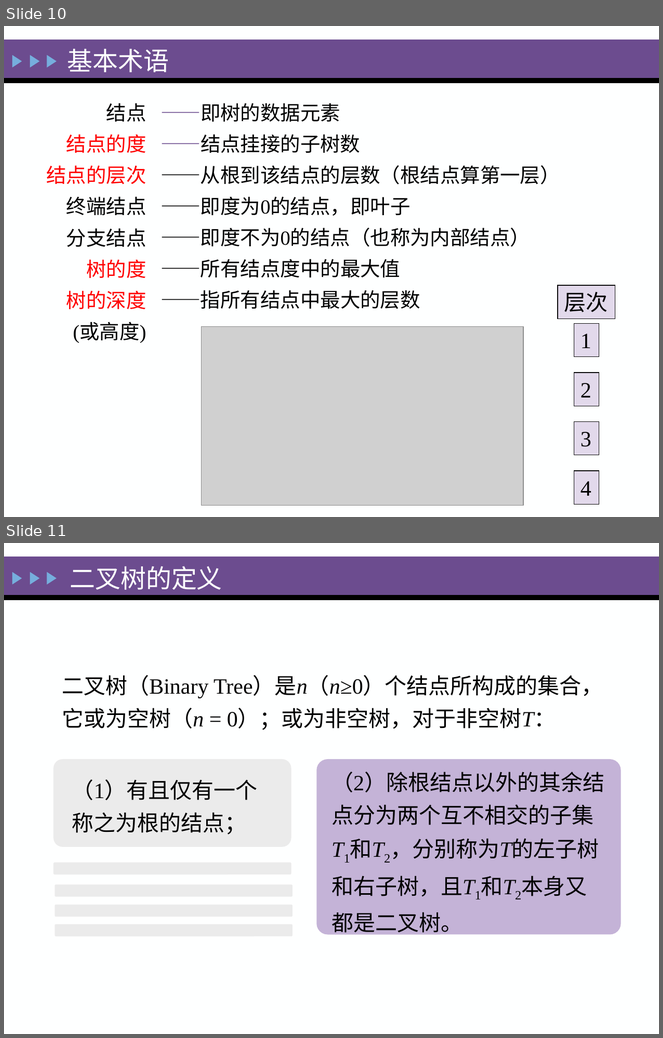
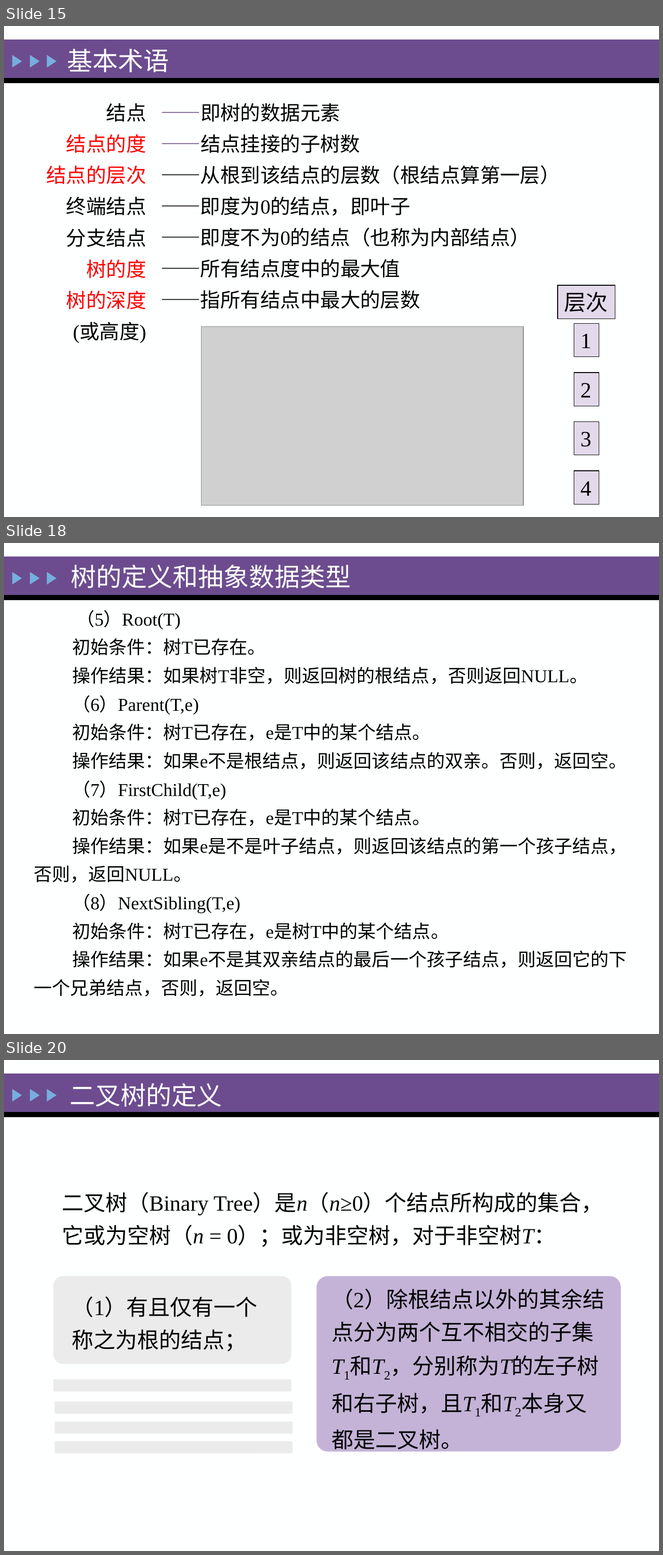
Before and after one commit to zeemeil/zeemeil.github.io, a slide deck: files/2025_1_DS/0402_DS_Tree.pptx. Shown one above the other, each under a label of ours: slides 10 and 11 before the commit, slides 15, 18 and 20 after it; the slides between them are not shown. The pictures are 663x1038 and 663x1555 pixels, drawn with LibreOffice and Linux fonts; fonts in the diff are those of the drawing; grey boxes stand for pictures. Boxes give left, top, right and bottom in pixels: in the first picture for what was removed or moved away, otherwise in the second. Text is boxed around its words. In the diff, an @@ line names an element or a change of style, - is before the commit and + after.

```diff
--- a/files/2025_1_DS/0402_DS_Tree.pptx
+++ b/files/2025_1_DS/0402_DS_Tree.pptx
@@ slide 18 added at bbox=[4, 543, 659, 1034], background #FEFFFF; not listed: 5 template elements that a slide beside it also shows @@
@@ title added at bbox=[71, 564, 351, 588], 28 pt, text #FEFFFF @@
+树的定义和抽象数据类型
@@ text added at bbox=[34, 610, 627, 997], 20 pt, text #000000 @@
+（5）Root(T)
+初始条件：树T已存在。
+操作结果：如果树T非空，则返回树的根结点，否则返回NULL。
+（6）Parent(T,e)
+初始条件：树T已存在，e是T中的某个结点。
+操作结果：如果e不是根结点，则返回该结点的双亲。否则，返回空。
+（7）FirstChild(T,e)
+初始条件：树T已存在，e是T中的某个结点。
+操作结果：如果e是不是叶子结点，则返回该结点的第一个孩子结点，否则，返回NULL。
+（8）NextSibling(T,e)
+初始条件：树T已存在，e是树T中的某个结点。
+操作结果：如果e不是其双亲结点的最后一个孩子结点，则返回它的下一个兄弟结点，否则，返回空。
@@ what was slide 10 is now slide 15 @@
@@ what was slide 11 is now slide 20 @@
```
Also in this commit, not shown: 2 slides changed, 37 other slides added, 7 other files.
